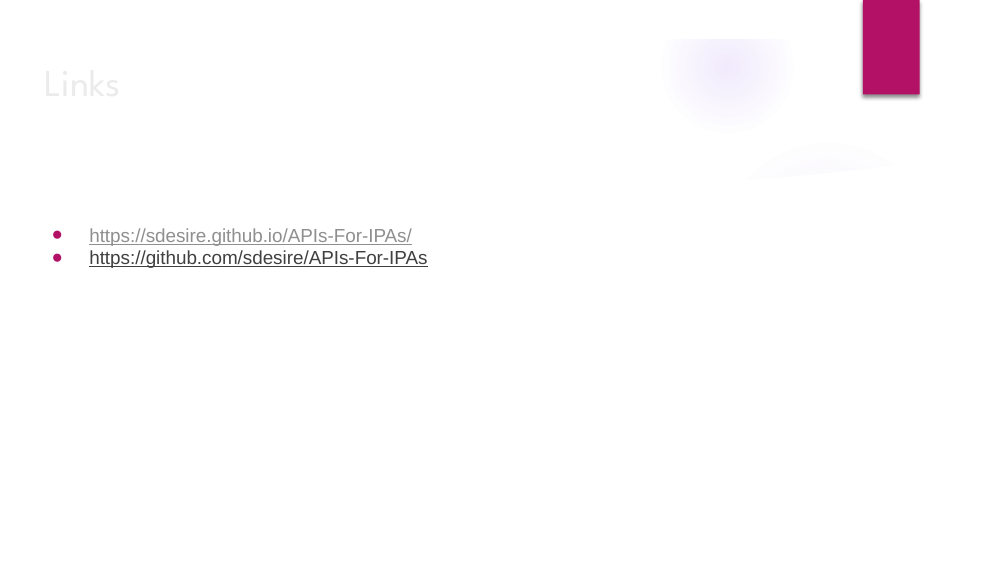
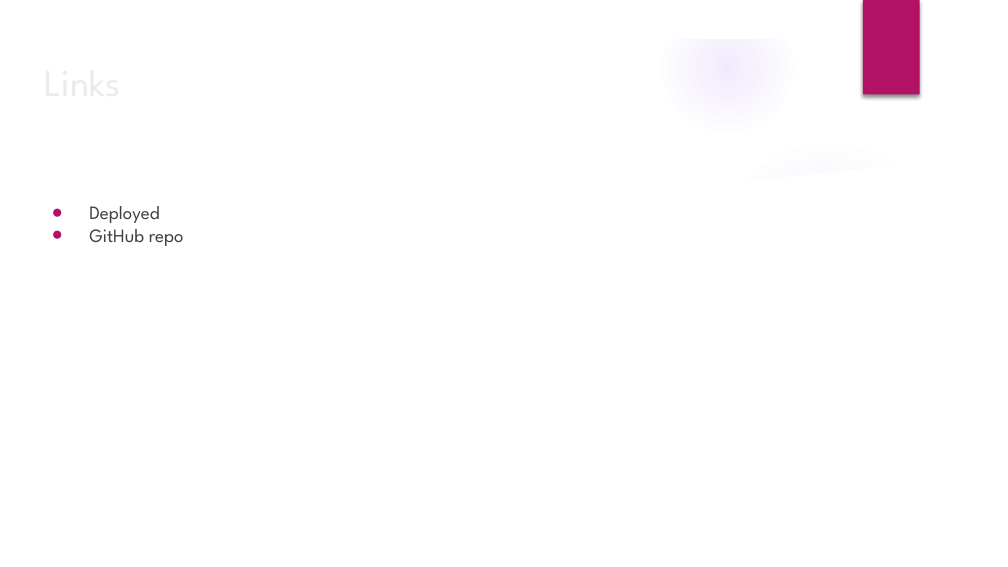
Before and after one commit to sdesire/APIs-For-IPAs, a slide deck: slide 10 of Project Presentation.pptx. Drawn at 1008x567 pixels with LibreOffice and Linux fonts; fonts in the diff are those of the drawing; background and template pictures are left out. Boxes give left, top, right and bottom in pixels: in the first picture for what was removed or moved away, otherwise in the second. Text is boxed around its words. In the diff, an @@ line names an element or a change of style, - is before the commit and + after.

```diff
--- a/Project Presentation.pptx
+++ b/Project Presentation.pptx
@@ text at box(89, 206, 184, 246): text changed; font Arial to League Spartan; text colour #8F8F8F to #404040 @@
-● https://sdesire.github.io/APIs-For-IPAs/
-● https://github.com/sdesire/APIs-For-IPAs
+● Deployed
+● GitHub repo
```
Also in this commit, not shown: 7 other slides changed.
